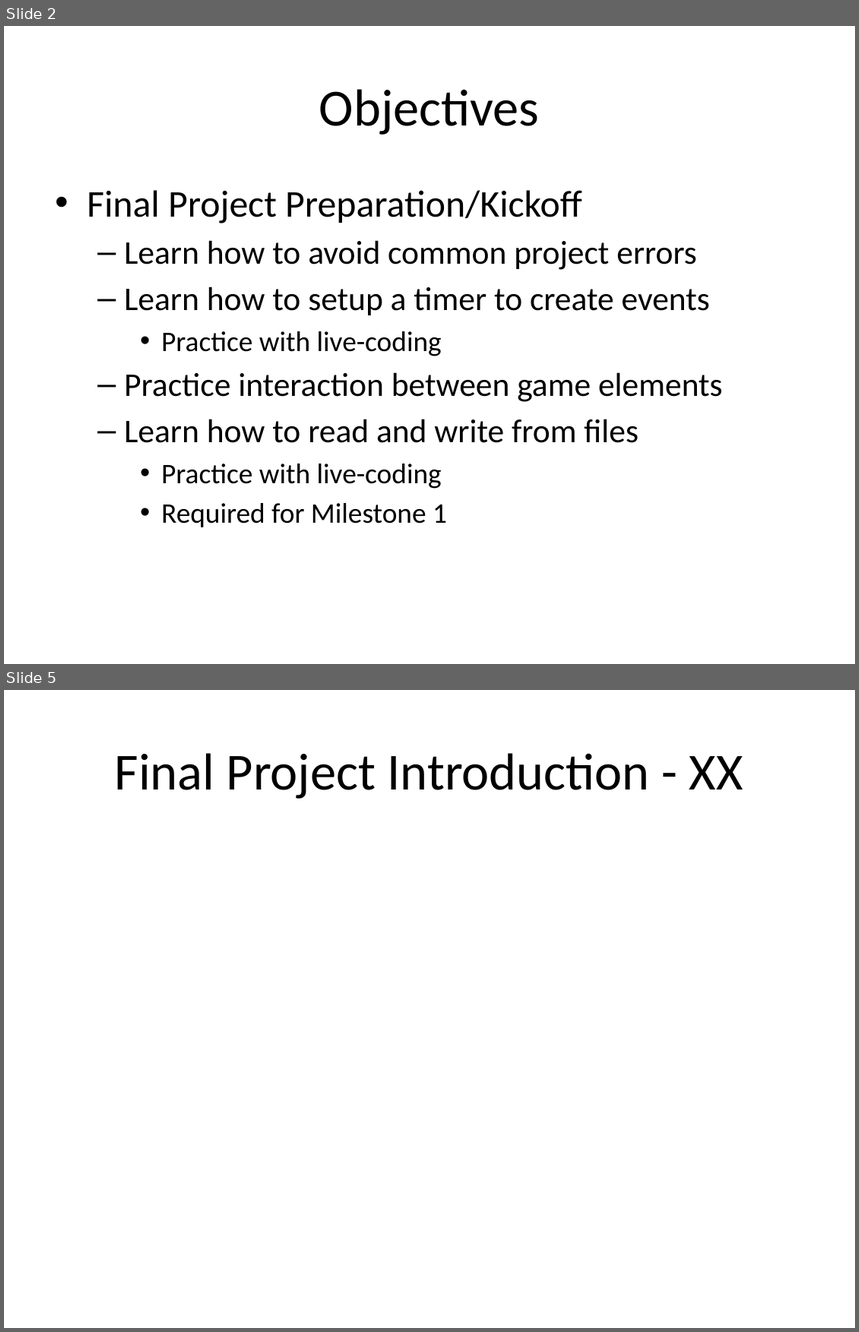
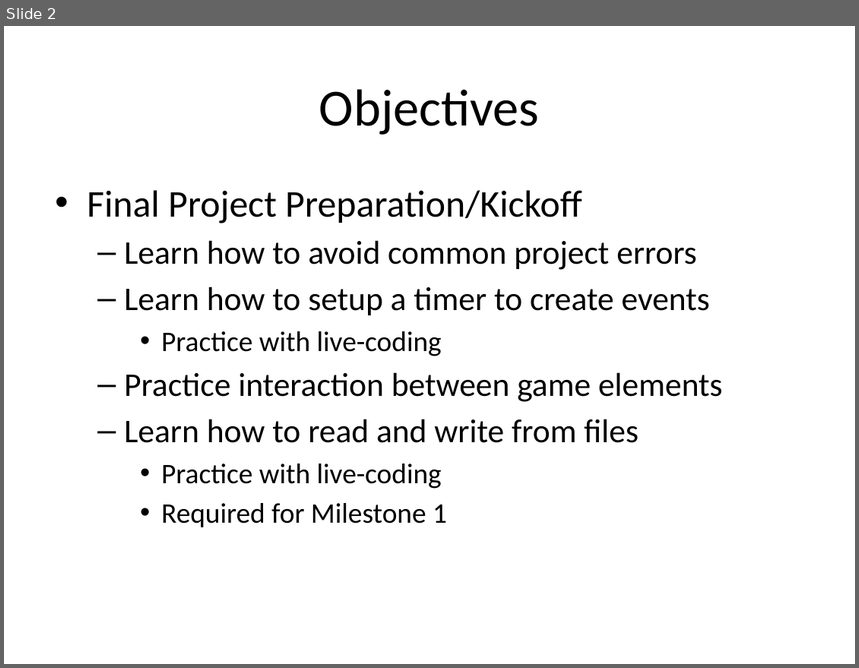
Before and after one commit to RHIT-CSSE/csse220, a slide deck: ClassMaterials/EventBasedGameLoop/Slides/Part1-EventBasedGameLoop.pptx. Shown one above the other, each under a label of ours: slides 2 and 5 before the commit, slide 2 after it; the slides between them are not shown. The pictures are 859x1332 and 859x668 pixels, drawn with LibreOffice and Linux fonts; fonts in the diff are those of the drawing. Boxes give left, top, right and bottom in pixels: in the first picture for what was removed or moved away, otherwise in the second. Text is boxed around its words. In the diff, an @@ line names an element or a change of style, - is before the commit and + after.

```diff
--- a/ClassMaterials/EventBasedGameLoop/Slides/Part1-EventBasedGameLoop.pptx
+++ b/ClassMaterials/EventBasedGameLoop/Slides/Part1-EventBasedGameLoop.pptx
@@ slide 5 removed at (4,690,855,1328), background #FFFFFF @@
@@ title removed at (115,753,743,799) @@
-Final Project Introduction - XX
```
Also in this commit, not shown: 4 slides changed, 5 other files.
